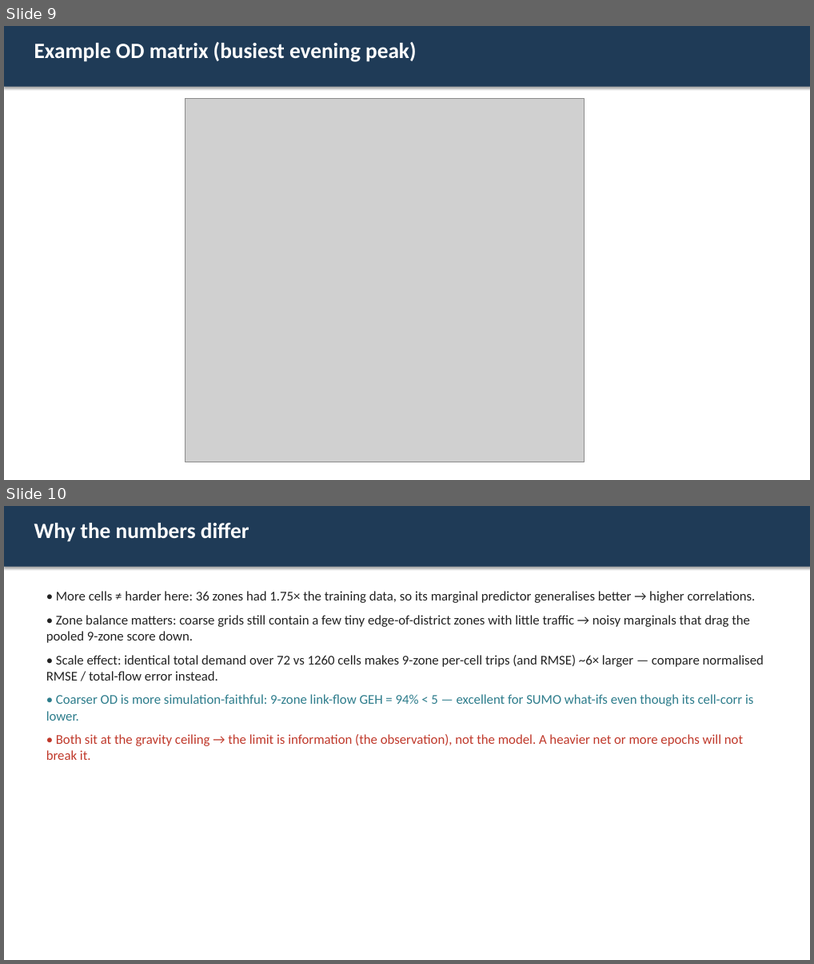
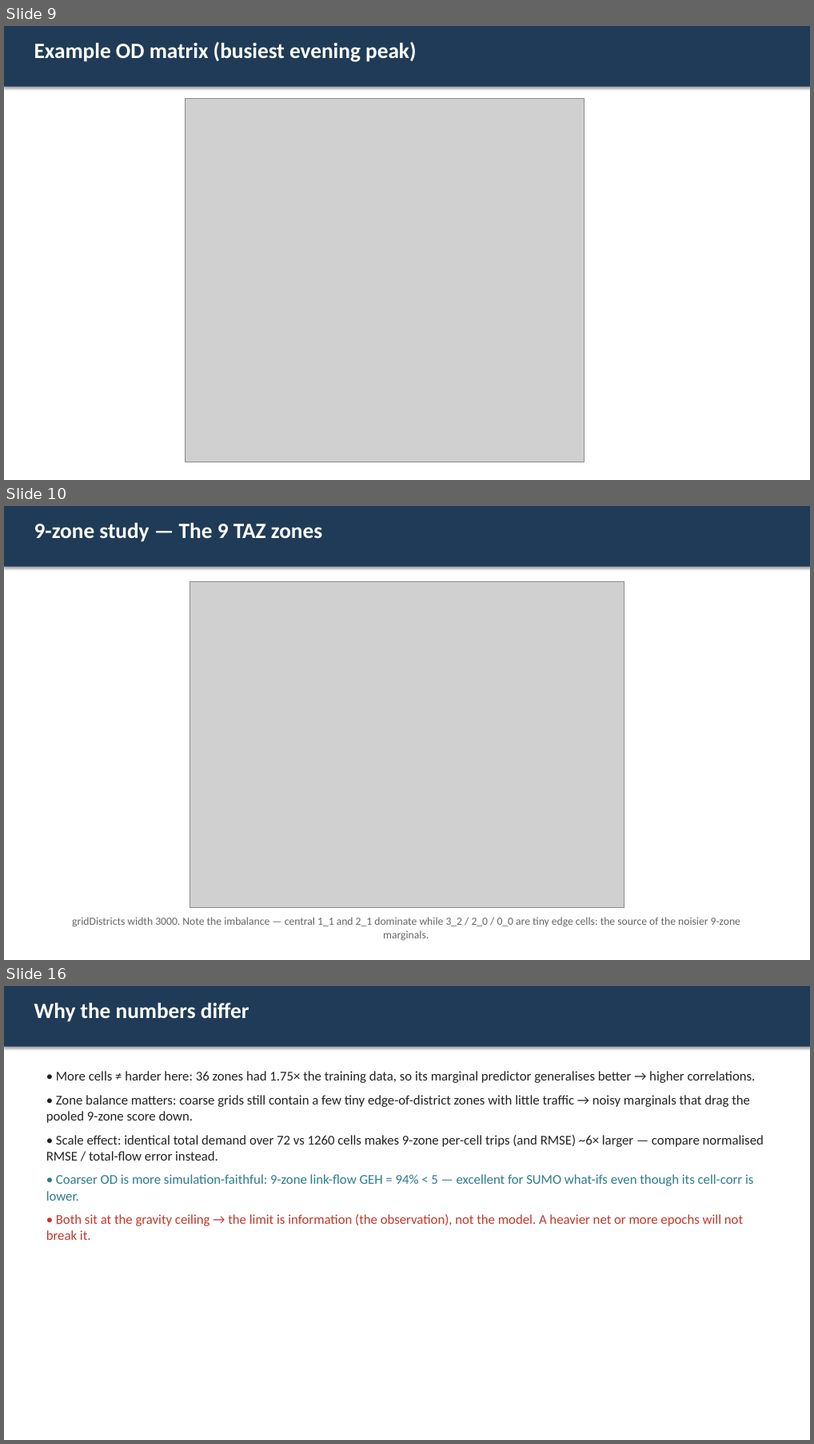
Before and after one commit to farhadi76m/OD-Matrix-Estimatios-GNN, a slide deck: slides/OD_36_vs_9_zones.pptx. Shown one above the other, each under a label of ours: slides 9 and 10 before the commit, slides 9, 10 and 16 after it; the slides between them are not shown. The pictures are 814x964 and 814x1444 pixels, drawn with LibreOffice and Linux fonts; fonts in the diff are those of the drawing; grey boxes stand for pictures. Boxes give left, top, right and bottom in pixels: in the first picture for what was removed or moved away, otherwise in the second. Text is boxed around its words. In the diff, an @@ line names an element or a change of style, - is before the commit and + after.

```diff
--- a/slides/OD_36_vs_9_zones.pptx
+++ b/slides/OD_36_vs_9_zones.pptx
@@ slide 10 added at bbox=[4, 506, 810, 960], background #FFFFFF @@
@@ rectangle added at bbox=[4, 506, 810, 567], fill #1F3B57 @@
@@ text added at bbox=[34, 523, 322, 542], 26 pt, text #FFFFFF, bold @@
+9-zone study — The 9 TAZ zones
@@ picture added at bbox=[190, 582, 625, 908] @@
@@ text added at bbox=[72, 916, 741, 940], 13 pt, text #666666 @@
+gridDistricts width 3000. Note the imbalance — central 1_1 and 2_1 dominate while 3_2 / 2_0 / 0_0 are tiny edge cells: the source of the noisier 9-zone marginals.
@@ what was slide 10 is now slide 16 @@
```
Also in this commit, not shown: 5 other slides added, 1 other file.
